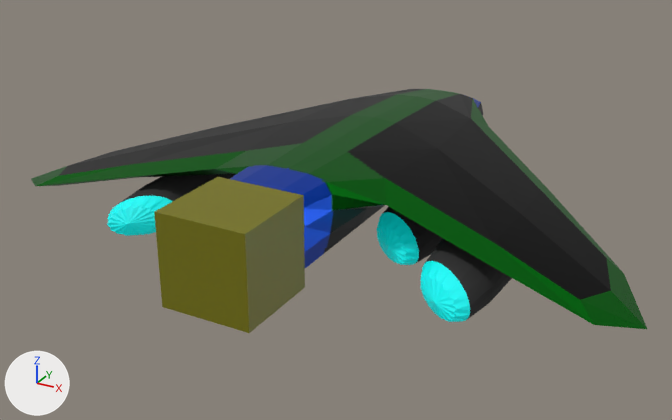
What one commit did to the Blender file objs/ship/ship.blend.
Both versions are drawn from a camera (50 mm lens) standing at (9.48, -16.13, 7.91) and looking at (-0.37, 1.78, -1.05). Lighting does not change. The marker at lower left points along +X, +Y and +Z.
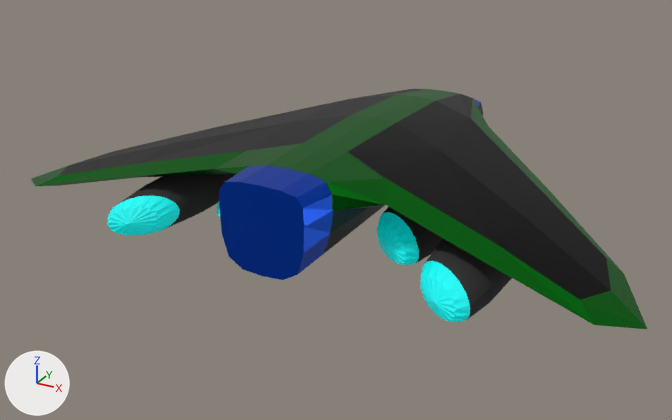
Commit message: fixed ship model

Changed parts and their boxes (x1, y1, x2, y2) in the pictures (672 x 420 px):
'Cube.001', deleted (yellow)
    before: (154, 177, 305, 333)
part 1 of me_cube, added (blue)
    after: (219, 182, 304, 280)

The change, as a diff of the scene's bpy script:
```diff
--- a/objs/ship/ship.blend.py
+++ b/objs/ship/ship.blend.py
@@ me_cube @@
 # used by ob_cube; location = (0.0, 0.0, 0.0); scale = (1.0, 4.0, 1.0)
 # verts and faces of me_cube; kept vertices keep their numbers, new ones are numbered from 143
 # before: 18 (0.0, -0.5, -1.0), 19 (0.83, -0.5, 0.92), 20 (1.0, -0.5, 0.33) at pixel (304, 226), 21 (0.0, -0.5, 1.0) at pixel (259, 185), 22 (0.83, -0.5, -0.75)
 # before: 35 (-0.83, -0.5, 0.92), 36 (-1.0, -0.5, 0.33), 37 (-0.83, -0.5, -0.75), 73 (0.98, -0.5, -0.24) at pixel (303, 253), 74 (0.98, -0.5, 0.72) at pixel (302, 208)
 # before: 75 (0.48, -0.5, -0.97), 76 (0.48, -0.5, 0.99) at pixel (280, 190), 105 (-0.98, -0.5, -0.24), 106 (-0.98, -0.5, 0.72), 107 (-0.48, -0.5, -0.97)
 # before: 108 (-0.48, -0.5, 0.99) at pixel (239, 181)
-me_cube.from_pydata(...)  # 143 vertices, 134 faces; spans x -7.44..7.44, y -0.5..2.22, z -1.0..1.0
+me_cube.from_pydata(...)  # 143 vertices, 135 faces; spans x -7.44..7.44, y -0.5..2.22, z -1.0..1.0
+# me_cube part 1
+faces += [(18, 75, 22, 73, 20, 74, 19, 76, 21, 108, 35, 106, 36, 105, 37, 107)]
 me_cube.materials.append(mat_ship_hull_mat)
@@ ob_cube_001 @@
-ob_cube_001 = bpy.data.objects.new('Cube.001', me_cube_001)
-ob_cube_001.location = (0.0, 0.0, 0.0)
-ob_cube_001.scale = (1.0, 4.0, 1.0)
-_m = ob_cube_001.modifiers.new('Subdivision', 'SUBSURF')
-_m.subdivision_type = 'SIMPLE'
```
